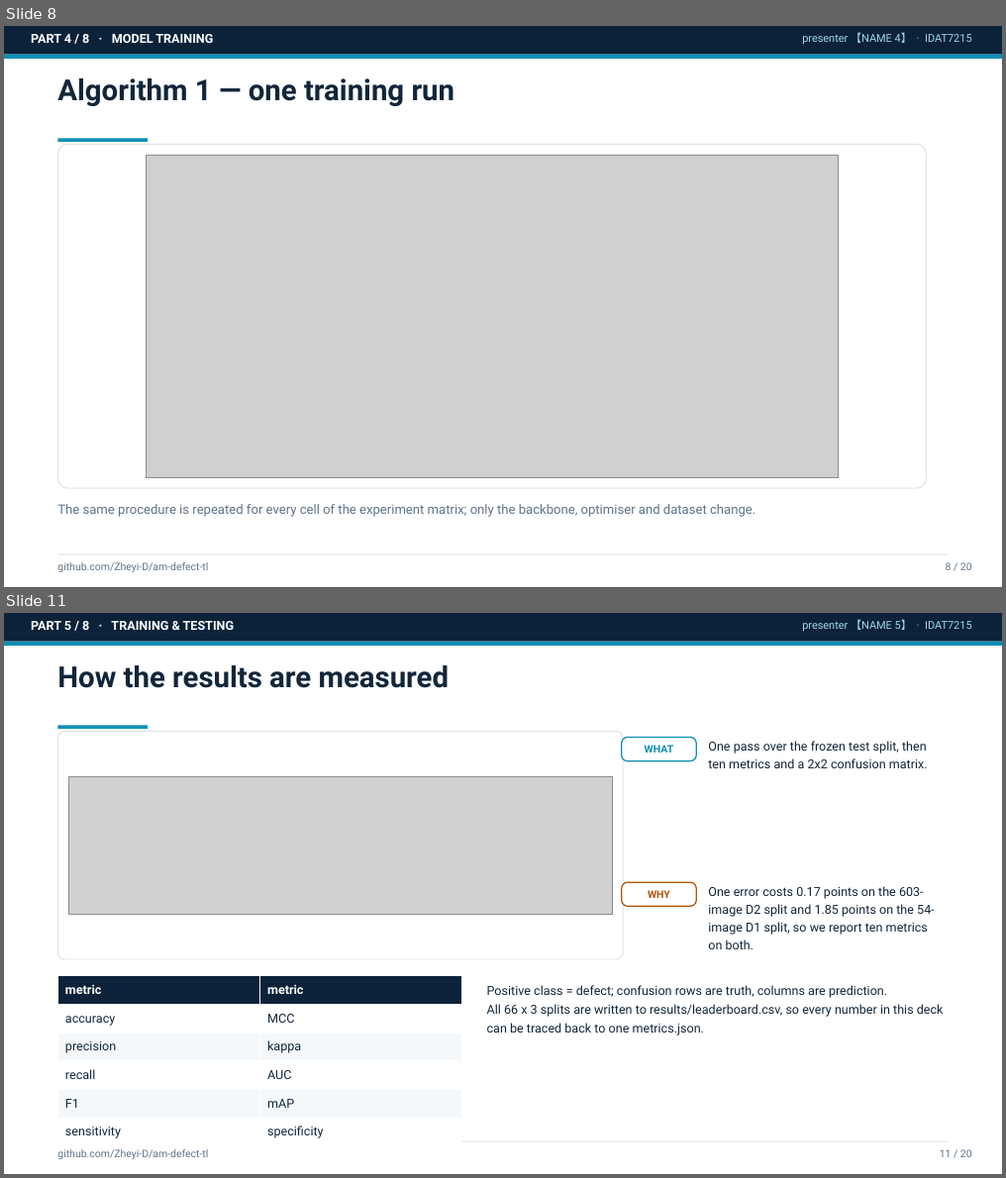
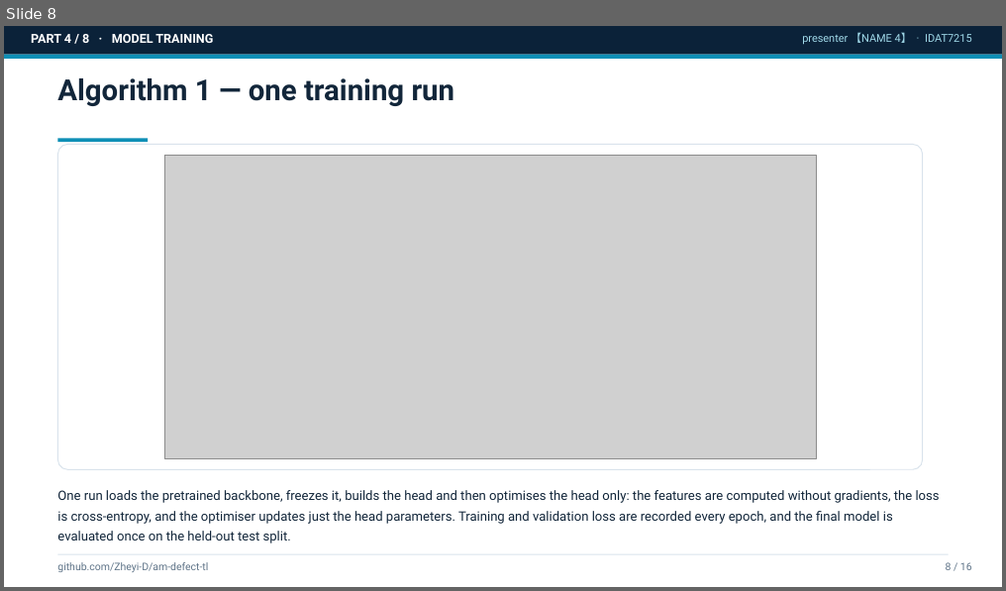
Before and after one commit to Zheyi-D/am-defect-tl, a slide deck: reports/slides_draft.pptx. Shown one above the other, each under a label of ours: slides 8 and 11 before the commit, slide 8 after it; the slides between them are not shown. The pictures are 1006x1178 and 1006x591 pixels, drawn with LibreOffice and Linux fonts; fonts in the diff are those of the drawing; grey boxes stand for pictures. Boxes give left, top, right and bottom in pixels: in the first picture for what was removed or moved away, otherwise in the second. Text is boxed around its words. In the diff, an @@ line names an element or a change of style, - is before the commit and + after.

Commit message:
feat(slides): 16-page deck scoped to data preparation, model training and dataset results — 60-90 words of factual text per page, no WHAT/WHY/RESULT labels, analysis pages removed, demo placeholder kept

```diff
--- a/reports/slides_draft.pptx
+++ b/reports/slides_draft.pptx
@@ slide 11 removed at bbox=[4, 613, 1002, 1174], background #FFFFFF @@
@@ rectangle removed at bbox=[4, 613, 1002, 642] @@
@@ rectangle removed at bbox=[4, 642, 1002, 646] @@
@@ text removed at bbox=[31, 621, 235, 630] @@
-PART 5 / 8 · TRAINING & TESTING
@@ text removed at bbox=[802, 619, 972, 632] @@
-presenter 【NAME 5】 · IDAT7215
@@ text removed at bbox=[57, 665, 450, 688] @@
-How the results are measured
@@ rectangle removed at bbox=[57, 725, 148, 729] @@
@@ rounded rectangle removed at bbox=[57, 731, 623, 959] @@
@@ rounded rectangle removed at bbox=[622, 738, 696, 761] @@
@@ text removed at bbox=[645, 745, 674, 753] @@
-WHAT
@@ text removed at bbox=[708, 741, 928, 768] @@
-One pass over the frozen test split, then ten metrics and a 2x2 confusion matrix.
@@ picture removed at bbox=[68, 776, 613, 914] @@
@@ rounded rectangle removed at bbox=[622, 882, 696, 906] @@
@@ text removed at bbox=[648, 890, 670, 898] @@
-WHY
@@ text removed at bbox=[708, 886, 935, 950] @@
-One error costs 0.17 points on the 603-image D2 split and 1.85 points on the 54-image D1 split, so we report ten metrics on both.
@@ table removed at bbox=[57, 976, 462, 1147], 6 rows, 2 columns @@
-metric | metric
-accuracy | MCC
-precision | kappa
-recall | AUC
-F1 | mAP
-sensitivity | specificity
@@ text removed at bbox=[487, 985, 944, 1036] @@
-Positive class = defect; confusion rows are truth, columns are prediction.
-All 66 x 3 splits are written to results/leaderboard.csv, so every number in this deck can be traced back to one metrics.json.
@@ rectangle removed at bbox=[57, 1142, 948, 1143] @@
@@ text removed at bbox=[57, 1150, 208, 1159] @@
-github.com/Zheyi-D/am-defect-tl
@@ text removed at bbox=[940, 1150, 972, 1157] @@
-11 / 20
@@ slide 8 changed as well @@
@@ rounded rectangle: place and size @@
-rounded rectangle at bbox=[57, 144, 927, 488]
+rounded rectangle at bbox=[57, 144, 923, 470]
@@ picture: place and size @@
-picture at bbox=[147, 155, 838, 478]
+picture at bbox=[164, 155, 816, 460]
@@ text at bbox=[57, 490, 940, 544]: text changed; text colour #5F7488 to #12263A @@
-The same procedure is repeated for every cell of the experiment matrix; only the backbone, optimiser and dataset change.
+One run loads the pretrained backbone, freezes it, builds the head and then optimises the head only: the features are computed without gradients, the loss is cross-entropy, and the optimiser updates just the head parameters. Training and validation loss are recorded every epoch, and the final model is evaluated once on the held-out test split.
@@ text at bbox=[945, 563, 972, 570]: text changed @@
-8 / 20
+8 / 16
```
Also in this commit, not shown: 12 other slides changed, 3 slides added, 6 other slides removed, 3 other files.
